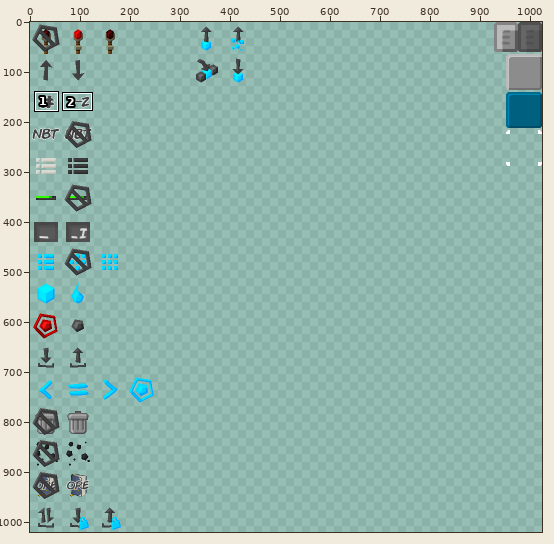
Edited in one commit: sprite sheet (size-packs/1.10.2/256x/assets/refinedstorage/textures/icons.png). The first picture is a wide view before the edit; the outline marks the close-up.
Close-up. Old version:
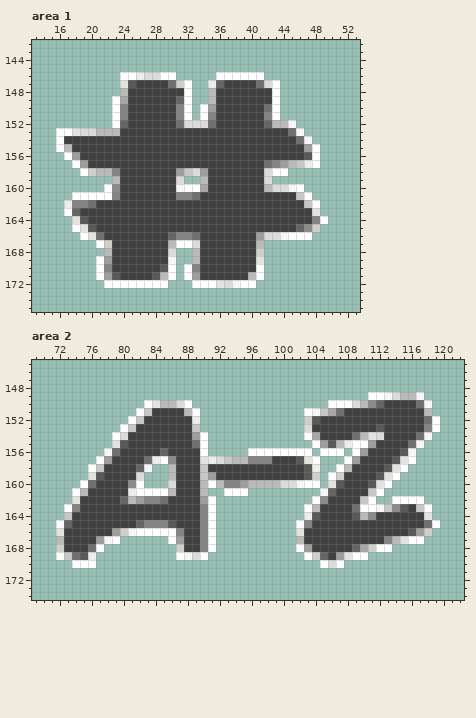
The file is 1024x1024 pixels. Colours within 5 levels of each other are drawn and written as one. Shown: area 1: x 13..53, y 142..175; area 2: x 69..122, y 145..174. The wide view leaves out empty margins. The commit also changed other parts of the picture, which this record leaves out.
Once edited:
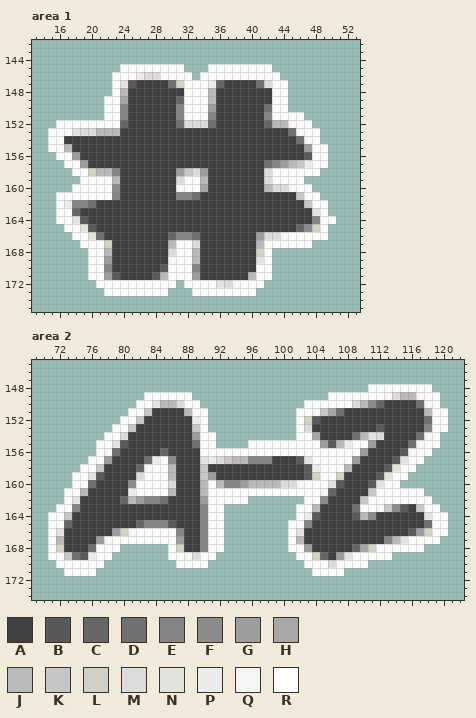
Palette (. is transparent): A #404040  B #595959  C #666666  D #707070  E #848484  F #8c8c8c  G #9e9e9e  H #a7a7a7  J #bababa  K #c6c6c6  L #d0d0c8  M #dbdbdb  N #e3e3de  P #ececec  Q #f5f5f5  R #ffffff
From old to new:
Area 1:
y 145: x 24..31 ........ -> RRRRRRRR; x 35..42 ........ -> RRRRRRRR
y 146: x 23 . -> R; x 31..32 .. -> RR; x 34..35 .. -> RR; x 42..43 .. -> RR
y 147..148: x 23 . -> R; x 33..34 .. -> RR; x 44 . -> R
y 149: x 22 . -> R; x 33..34 .. -> RR; x 44 . -> R
y 150: x 22 . -> R; x 33 . -> R; x 44 . -> R
y 151: x 22 . -> R; x 33 . -> R; x 44..46 ... -> RRR
y 152: x 16..22 ....... -> RRRRRRR; x 46..47 .. -> RR
y 153: x 15 . -> R; x 47..48 .. -> RR
y 154: x 15 . -> R; x 48 . -> R
y 155: x 15 . -> R; x 49 . -> R
y 156: x 16 . -> R; x 49 . -> R
y 157: x 17 . -> R; x 49 . -> R
y 158: x 18 . -> R; x 45..48 .... -> RRRR
y 159: x 19..22 .... -> RRRR; x 32..33 .. -> RR; x 43..46 .... -> RRRR
y 160: x 18..21 .... -> RRRR; x 47 . -> R
y 161: x 16..17 .. -> RR; x 48 . -> R
y 162..163: x 16 . -> R; x 49 . -> R
y 164: x 16..17 .. -> RR; x 50 . -> R
y 165: x 17 . -> R; x 49 . -> R
y 166: x 18 . -> R; x 48..49 .. -> RR
y 167: x 19..20 .. -> RR; x 42..47 ...... -> RRRRRR
y 168: x 20..21 .. -> RR; x 31..32 .. -> RR; x 42 . -> R
y 169: x 20 . -> R; x 31..32 .. -> RR; x 42 . -> R
y 170..171: x 20 . -> R; x 31 . -> R; x 42 . -> R
y 172: x 21 . -> R; x 30 . -> R; x 32 . -> R; x 41 . -> R
y 173: x 22..29 ........ -> RRRRRRRR; x 33..40 ........ -> RRRRRRRR
Area 2:
y 148: x 111..118 ........ -> RRRRRRRR
y 149: x 83..88 ...... -> RRRRRR; x 106..110 ..... -> RRRRR; x 118..119 .. -> RR
y 150: x 82 . -> R; x 89 . -> R; x 103..105 ... -> RRR; x 119 . -> R
y 151: x 81 . -> R; x 90 . -> R; x 102 . -> R; x 119..120 .. -> RR
y 152: x 80 . -> R; x 90 . -> R; x 102 . -> R; x 120 . -> R
y 153: x 79 . -> R; x 90 . -> R; x 102 . -> R; x 120 . -> R
y 154: x 78 . -> R; x 91 . -> R; x 102 . -> R; x 119 . -> R
y 155: x 77..78 .. -> RR; x 91 . -> R; x 96..103 ........ -> RRRRRRRR; x 118..119 .. -> RR
y 156: x 77 . -> R; x 91..95 ..... -> RRRRR; x 104 . -> R; x 108 . -> R; x 117..118 .. -> RR
y 157: x 76 . -> R; x 105..107 ... -> RRR; x 117 . -> R
y 158: x 75 . -> R; x 84..85 .. -> RR; x 105..106 .. -> RR; x 116 . -> R
y 159: x 74..75 .. -> RR; x 83..85 ... -> RRR; x 105 . -> R; x 115 . -> R
y 160: x 74 . -> R; x 83..85 ... -> RRR; x 105 . -> R; x 114 . -> R
y 161: x 73 . -> R; x 91..92 .. -> RR; x 96..104 ......... -> RRRRRRRRR; x 113..117 ..... -> RRRRR
y 162: x 73 . -> R; x 92..95 .... -> RRRR; x 103 . -> R; x 112..113 .. -> RR; x 118 . -> R
y 163: x 72 . -> R; x 92 . -> R; x 102 . -> R; x 119 . -> R
y 164: x 71..72 .. -> RR; x 92 . -> R; x 102 . -> R; x 119..120 .. -> RR
y 165: x 71 . -> R; x 92 . -> R; x 101 . -> R; x 120 . -> R
y 166: x 71 . -> R; x 92 . -> R; x 101 . -> R; x 119..120 .. -> RR
y 167: x 71 . -> R; x 80..85 ...... -> RRRRRR; x 92 . -> R; x 101 . -> R; x 118..119 .. -> RR
y 168: x 71 . -> R; x 78..79 .. -> RR; x 86 . -> R; x 92 . -> R; x 101 . -> R; x 114..117 .... -> RRRR
y 169: x 71 . -> R; x 77..78 .. -> RR; x 86 . -> R; x 91 . -> R; x 102 . -> R; x 111..113 ... -> RRR
y 170: x 72..73 .. -> RR; x 77 . -> R; x 87..90 .... -> RRRR; x 103..104 .. -> RR; x 108..110 ... -> RRR
y 171: x 73..76 .... -> RRRR; x 104..107 .... -> RRRR
Changed places in both close-ups, as pixel boxes (x1, y1, x2, y2):
added: (48, 64, 336, 296)
added: (48, 384, 448, 576)
